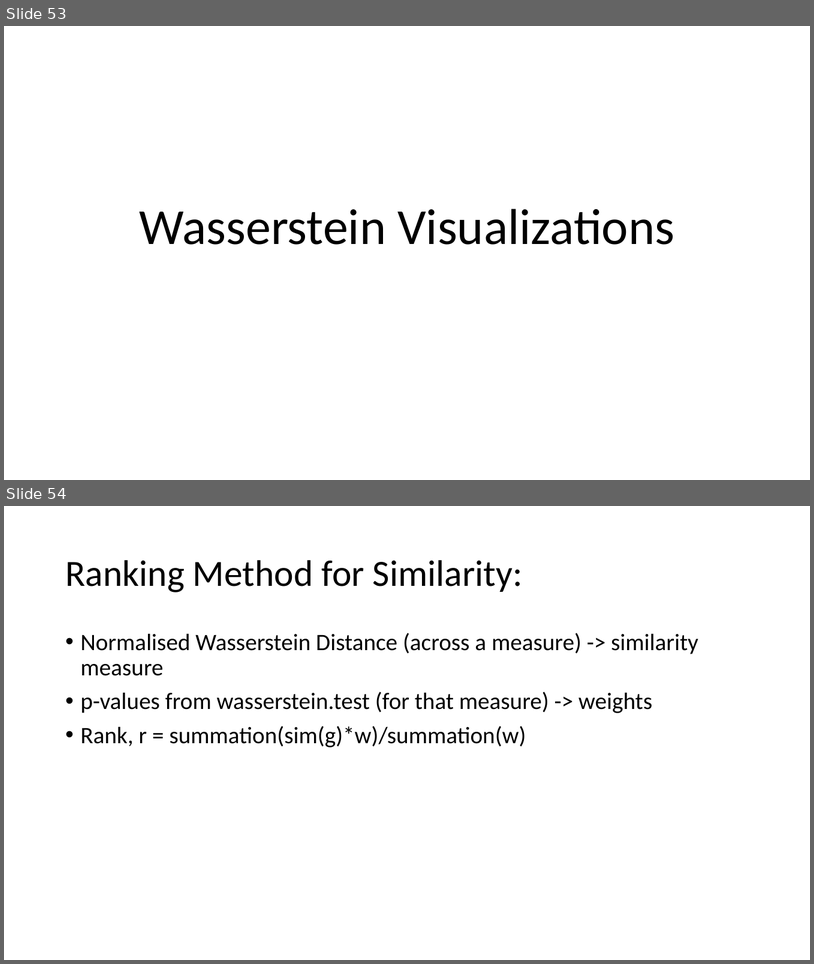
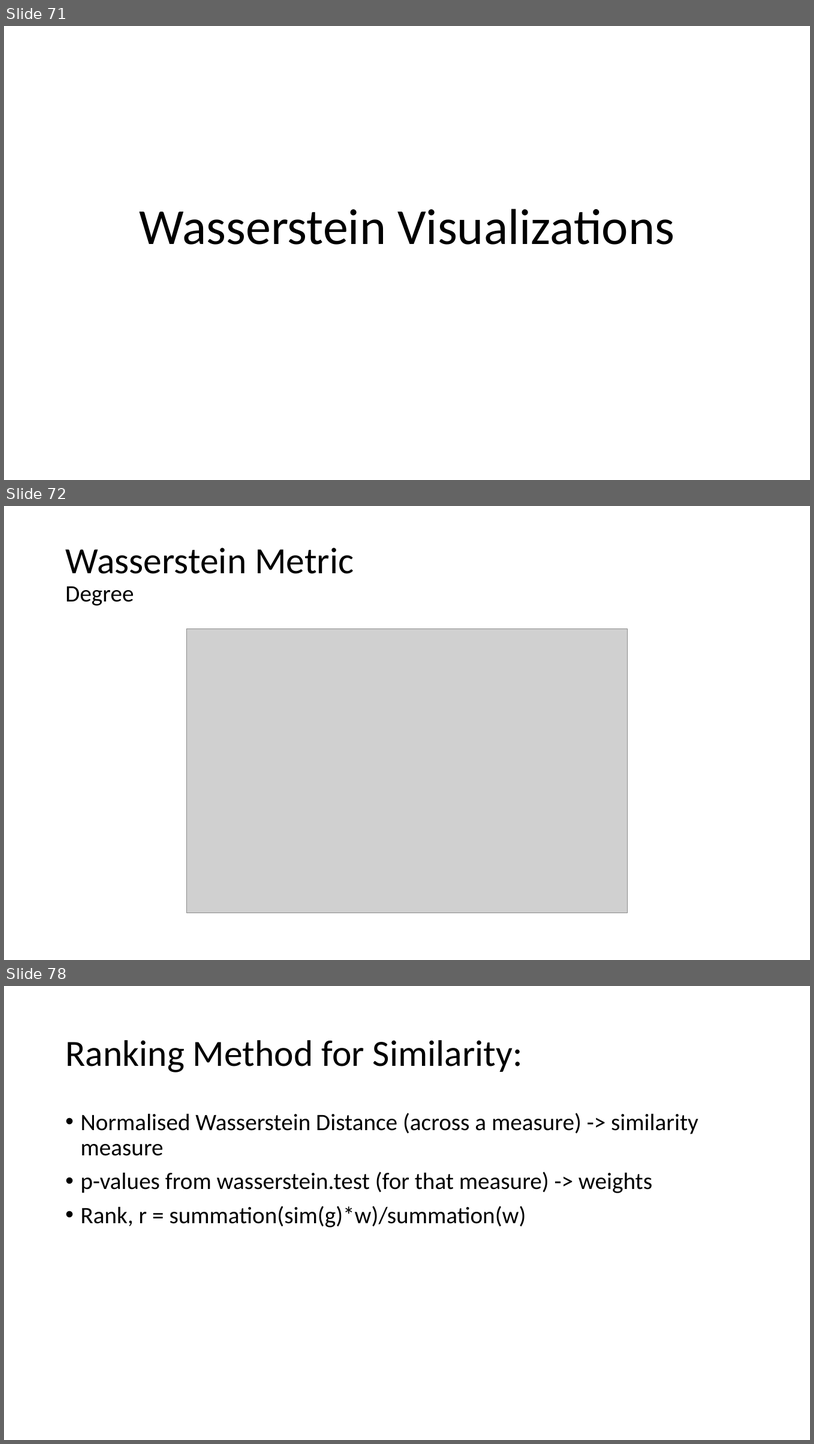
Before and after one commit to AtrayeeNeog/Visualization_2019-20, a slide deck: Documentation/Presentation/Project_Presentation_v3.pptx. Shown one above the other, each under a label of ours: slides 53 and 54 before the commit, slides 71, 72 and 78 after it; the slides between them are not shown. The pictures are 814x964 and 814x1444 pixels, drawn with LibreOffice and Linux fonts; fonts in the diff are those of the drawing; grey boxes stand for pictures. Boxes give left, top, right and bottom in pixels: in the first picture for what was removed or moved away, otherwise in the second. Text is boxed around its words. In the diff, an @@ line names an element or a change of style, - is before the commit and + after.

```diff
--- a/Documentation/Presentation/Project_Presentation_v3.pptx
+++ b/Documentation/Presentation/Project_Presentation_v3.pptx
@@ slide 72 added at <box>4,506,810,960</box>, background #FFFFFF @@
@@ title added at <box>65,547,354,606</box>, 44 pt, text #000000 @@
+Wasserstein Metric
+Degree
@@ picture added at <box>186,629,628,913</box> @@
@@ what was slide 53 is now slide 71 @@
@@ what was slide 54 is now slide 78 @@
```
Also in this commit, not shown: 1 slide changed, 23 other slides added.
